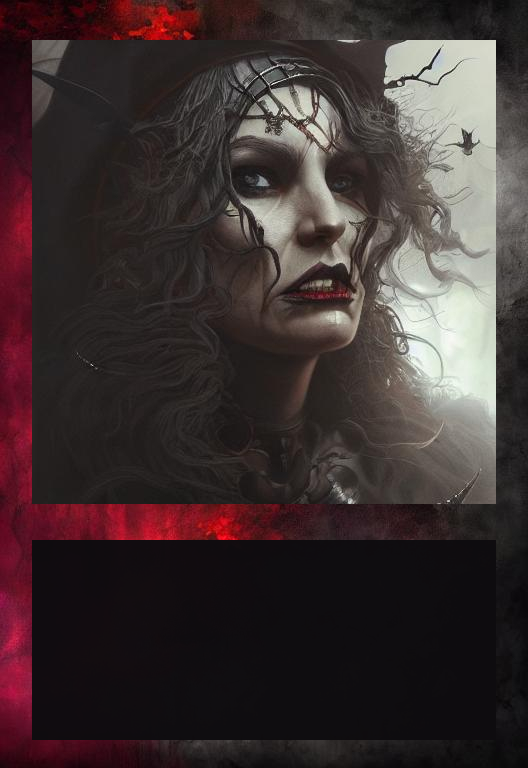
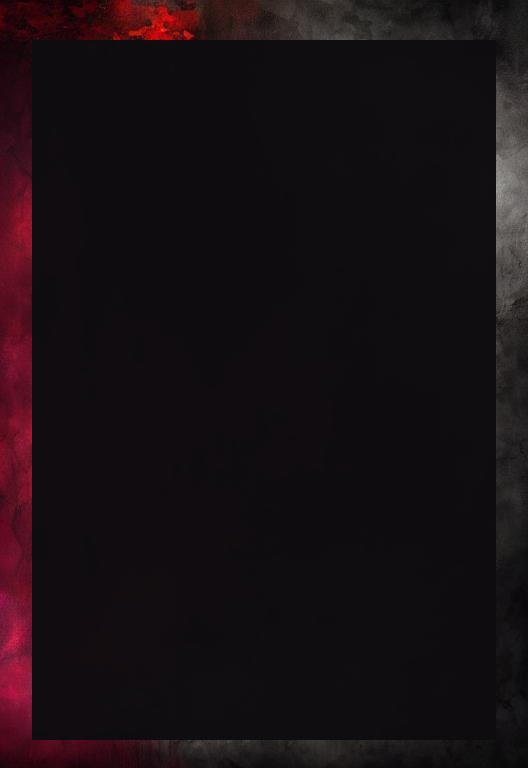
Before/after of a 528px x 768px layered artwork. What changed in the layer stack:
added layer "kópia Pozadie #1" (98%) above "image___QmLjA__1677699882169_raw.jpg" over [32,40,496,540]
hid "image___QmLjA__1677699882169_raw.jpg" over [32,40,496,504]
